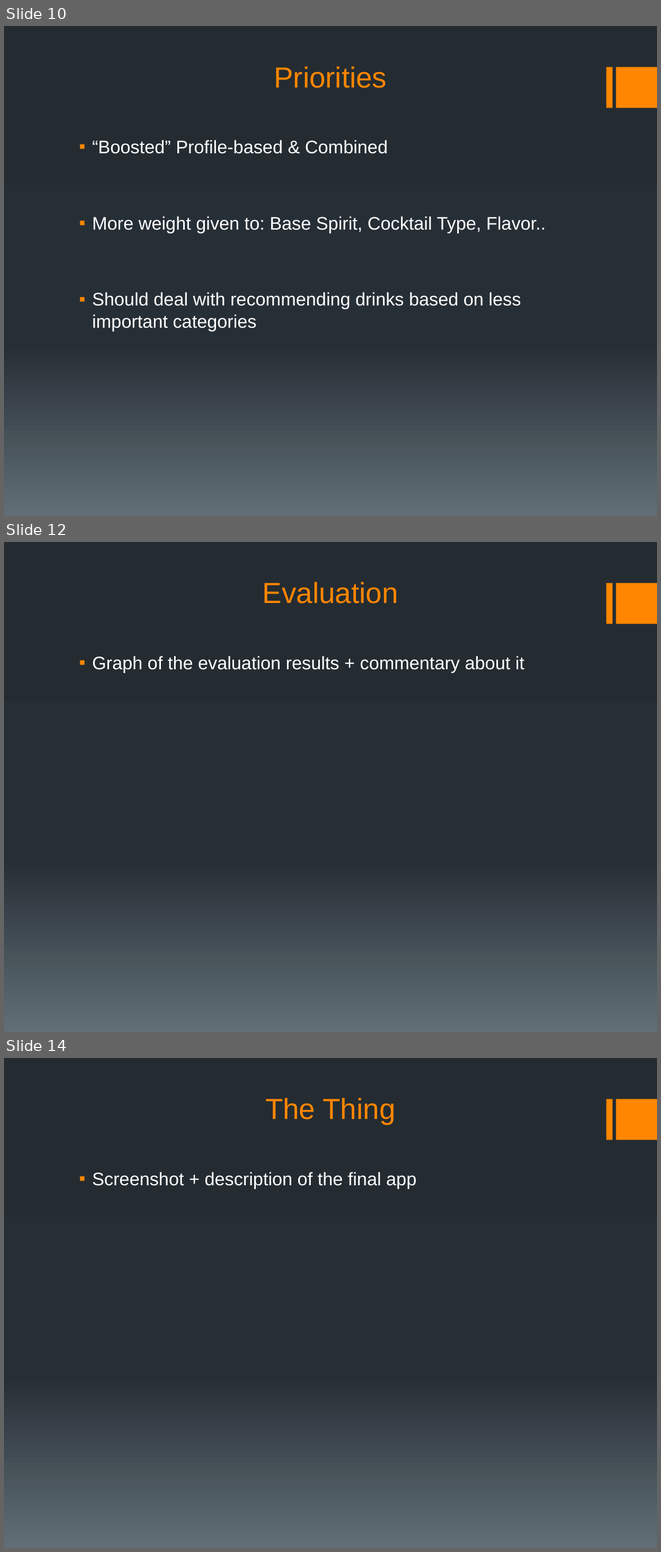
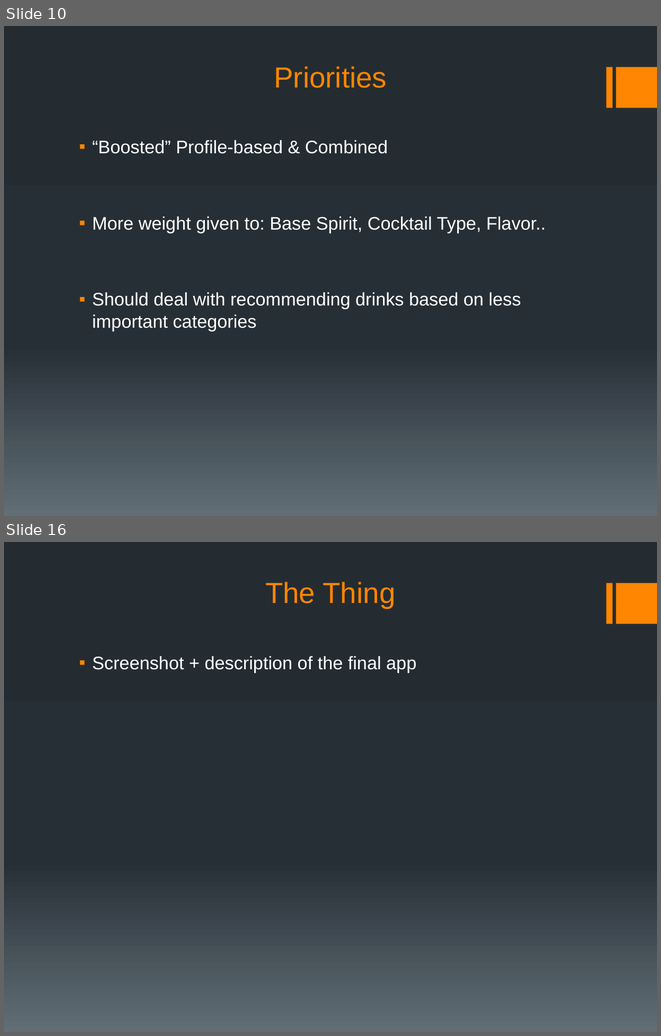
Before and after one commit to Midoriii/Cocktail-Recommender, a slide deck: cocktails.pptx. Shown one above the other, each under a label of ours: slides 10, 12 and 14 before the commit, slides 10 and 16 after it; the slides between them are not shown. The pictures are 661x1552 and 661x1036 pixels, drawn with LibreOffice and Linux fonts; fonts in the diff are those of the drawing. Boxes give left, top, right and bottom in pixels: in the first picture for what was removed or moved away, otherwise in the second. Text is boxed around its words. In the diff, an @@ line names an element or a change of style, - is before the commit and + after.

Commit message:
Edited presentation, added eval results

```diff
--- a/cocktails.pptx
+++ b/cocktails.pptx
@@ slide 12 removed at [4,542,657,1032], background gradient #242C33 to #273037 to #636D76; not listed: 2 template elements that a slide beside it also shows @@
@@ title removed at [263,582,398,603] @@
-Evaluation
@@ text removed at [92,656,524,672] @@
-▪ Graph of the evaluation results + commentary about it
@@ what was slide 14 is now slide 16 @@
```
Also in this commit, not shown: 3 slides changed, 4 slides added, 1 other slide removed, 2 other files.
